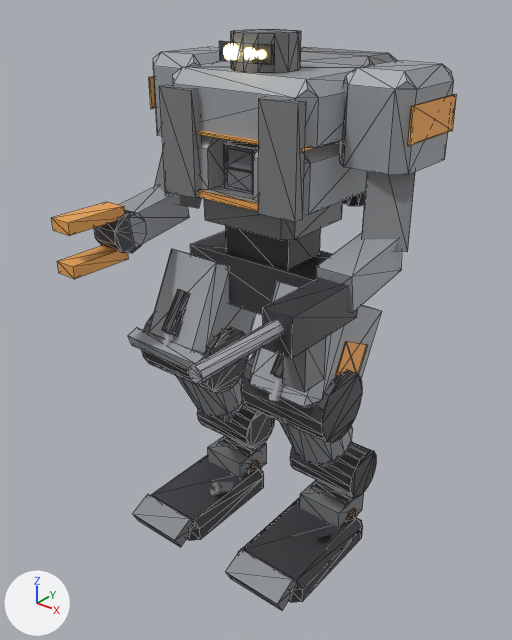
The glTF model assets/models/mech_blockouts/roustabout.glb as it was, and as the next commit left it.
Before and after are seen from a 50 mm camera at (20.1, -26.3, 28.4) aimed at (1.3, -2.7, 13.8). The lights are fixed; the arrows at lower left show +X, +Y and +Z. The older version comes first. Mesh edges are drawn as thin lines on the coarser meshes. Where no turn or scale is listed for an object, it has been applied to the vertices. Vertices at exactly the same position are counted once.

The first picture shows 'cheek-1', 'cheek1', 'chest_lower', 'chest_upper', 'foot-1_sole', 'foot1_sole', 'fore-1', 'grab_hub', 'hips', 'jaw-0.7', 'jaw0.7', 'knee1', 'magazine', 'receiver', 'rifle_barrel', 'shoulder1', 'shstripe-1', 'shstripe1', 'thigh-1', 'upper1' and 36 more.
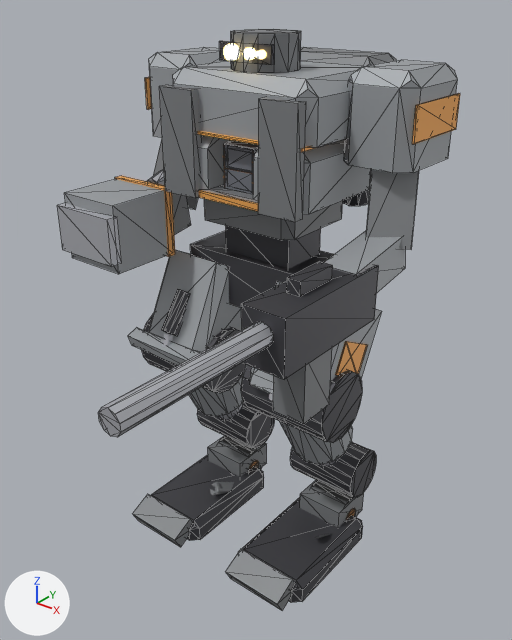
Where the change shows, as pixel boxes [x1, y1, x2, y2] in the pictures (512 x 640 px):
'shoulder1', moved
    before: [340, 61, 454, 175]
    after: [344, 60, 458, 173]
'receiver', rescaled (45% wider, 45% taller)
    before: [263, 278, 357, 359]
    after: [242, 262, 379, 380]
'rifle_barrel', reshaped (80% wider, 78% taller)
    before: [188, 320, 285, 384]
    after: [98, 322, 273, 437]
'punch', added
    after: [65, 179, 168, 274]
'upper1', reshaped
    before: [361, 171, 415, 252]
    after: [366, 169, 419, 250]
'magazine', moved, rescaled (36% wider, 38% taller)
    before: [283, 337, 326, 392]
    after: [273, 348, 332, 424]
'punch_knuckles', added
    after: [57, 203, 121, 267]
'fore-1', deleted
    before: [119, 185, 189, 248]
'shstripe1', moved
    before: [408, 94, 457, 146]
    after: [412, 93, 460, 144]
'jaw0.7', deleted (orange)
    before: [52, 202, 125, 236]
'jaw-0.7', deleted (orange)
    before: [57, 245, 129, 279]
'grab_hub', deleted
    before: [94, 210, 142, 253]
'rifle_sight', added
    after: [287, 261, 333, 297]
'punch_band', added
    after: [115, 176, 175, 257]
'punch_fore', added
    after: [147, 181, 191, 235]
'shstripe-1', moved
    before: [149, 77, 156, 109]
    after: [145, 77, 152, 109]
'punch_piston', added
    after: [148, 170, 164, 185]
'thigh1', unchanged, covered by the edit
    before: [250, 281, 382, 407]
    after: [250, 281, 382, 393]

What changed in the scene script:
```text
Change me_magazine:
    remove me_magazine.from_pydata(...)  # 8 vertices, 12 faces; spans x 5.67..6.73, y -6.49..-5.13, z 13.69..15.8
    add me_magazine.from_pydata(...)  # 8 vertices, 12 faces; spans x 5.44..6.96, y -6.82..-5.0, z 12.48..15.5
    me_magazine part 1: the whole mesh is scaled about its middle by (1.43, 1.33, 1.43), then moved by (0.0, -0.1, -0.76)
Change me_receiver_001:
    remove me_receiver_001.from_pydata(...)  # 8 vertices, 12 faces; spans x 5.52..6.88, y -7.62..-3.09, z 15.73..17.39
    add me_receiver_001.from_pydata(...)  # 8 vertices, 12 faces; spans x 5.22..7.18, y -8.48..-2.13, z 15.35..17.77
    me_receiver_001 part 2: the whole mesh is scaled about its middle by (1.44, 1.4, 1.45), then moved by (0.0, 0.05, 0.0)
Change me_rifle_barrel:
    remove me_rifle_barrel.from_pydata(...)  # 16 vertices, 28 faces; spans x 5.87..6.53, y -12.01..-7.62, z 16.45..17.12
    add me_rifle_barrel.from_pydata(...)  # 20 vertices, 36 faces; spans x 5.74..6.66, y -15.59..-8.48, z 16.38..17.35
    me_rifle_barrel part 3: 16 vertices removed from x 5.87..6.53, y -12.01..-7.62, z 16.45..17.12; 20 vertices added at x 5.74..6.66, y -15.59..-8.48, z 16.38..17.35, forming a 10-sided cylinder along y
Change me_shoulder1_003:
    remove me_shoulder1_003.from_pydata(...)  # 24 vertices, 44 faces; spans x 3.78..7.11, y -0.67..3.87, z 21.1..25.03
    add me_shoulder1_003.from_pydata(...)  # 24 vertices, 44 faces; spans x 3.78..7.11, y -0.31..4.22, z 21.1..25.03
    me_shoulder1_003 part 4: the whole mesh is moved by (0.0, 0.35, 0.0)
Change me_shstripe_1:
    remove me_shstripe_1.from_pydata(...)  # 8 vertices, 12 faces; spans x -7.18..-7.09, y -0.67..3.26, z 22.31..23.82
    add me_shstripe_1.from_pydata(...)  # 8 vertices, 12 faces; spans x -7.18..-7.09, y -0.94..2.99, z 22.31..23.82
    me_shstripe_1 part 5: the whole mesh is moved by (0.0, -0.27, 0.0)
Change me_shstripe1:
    remove me_shstripe1.from_pydata(...)  # 8 vertices, 12 faces; spans x 7.09..7.18, y -0.37..3.57, z 22.31..23.82
    add me_shstripe1.from_pydata(...)  # 8 vertices, 12 faces; spans x 7.09..7.18, y -0.01..3.92, z 22.31..23.82
    me_shstripe1 part 6: the whole mesh is moved by (0.0, 0.35, 0.0)
Change me_upper1_003:
    remove me_upper1_003.from_pydata(...)  # 8 vertices, 12 faces; spans x 4.14..7.5, y -1.19..2.88, z 17.33..23.35
    add me_upper1_003.from_pydata(...)  # 8 vertices, 12 faces; spans x 4.14..7.5, y -0.84..3.23, z 17.33..23.35
    me_upper1_003 part 7: the whole mesh is rebuilt
Add me_punch_fore:
    me_punch_fore.from_pydata([(-7.33, -0.67, 18.74), (-7.33, -0.3, 16.5), (-7.33, -2.49, 18.44), (-7.33, -2.12, 16.2), (-5.07, -0.67, 18.74), (-5.07, -0.3, 16.5), (-5.07, -2.49, 18.44), (-5.07, -2.12, 16.2)], [], [(0, 3, 2), (3, 6, 2), (7, 4, 6), (5, 0, 4), (6, 0, 2), (3, 5, 7), (0, 1, 3), (3, 7, 6), (7, 5, 4), (5, 1, 0), (6, 4, 0), (3, 1, 5)])
    me_punch_fore.materials.append(mat_body2)  # grey #818486
Remove ob_fore_1:
    ob_fore_1 = bpy.data.objects.new('fore-1', me_fore_1)
Remove ob_grab_hub:
    ob_grab_hub = bpy.data.objects.new('grab_hub', me_grab_hub)
Remove ob_jaw_0_7:
    ob_jaw_0_7 = bpy.data.objects.new('jaw-0.7', me_jaw_0_7)
Remove ob_jaw0_7:
    ob_jaw0_7 = bpy.data.objects.new('jaw0.7', me_jaw0_7)
Add ob_rifle_sight:
    ob_rifle_sight = bpy.data.objects.new('rifle_sight', me_rifle_sight)  # a box spanning x 5.9..6.5, y -6.67..-4.55, z 17.77..18.38; in mat_frame (dark grey #505055)
    ob_rifle_sight.location = (0.0, 0.0, 0.0)
Add ob_punch_piston:
    ob_punch_piston = bpy.data.objects.new('punch_piston', me_punch_piston)  # 16 vertices, 28 faces; spans x -6.653..-5.746, y -1.84..-0.646, z 18.247..19.41; in mat_metal (light grey #c4c5cb)
    ob_punch_piston.location = (0.0, 0.0, 0.0)
Add ob_punch_knuckles:
    ob_punch_knuckles = bpy.data.objects.new('punch_knuckles', me_punch_knuckles)  # a box spanning x -8.01..-4.38, y -6.38..-5.78, z 16.18..18.45; in mat_metal (light grey #c4c5cb)
    ob_punch_knuckles.location = (0.0, 0.0, 0.0)
Add ob_punch_fore:
    ob_punch_fore = bpy.data.objects.new('punch_fore', me_punch_fore)
    ob_punch_fore.location = (0.0, 0.0, 0.0)
Add ob_punch_band:
    ob_punch_band = bpy.data.objects.new('punch_band', me_punch_band)  # a box spanning x -8.01..-4.38, y -2.68..-2.23, z 15.58..19.06; in mat_accent (orange #f6ad59)
    ob_punch_band.location = (0.0, 0.0, 0.0)
Add ob_punch:
    ob_punch = bpy.data.objects.new('punch', me_punch)  # a box spanning x -7.94..-4.46, y -5.93..-2.3, z 15.65..18.98; in mat_body (grey #a2a6aa)
    ob_punch.location = (0.0, 0.0, 0.0)
```
